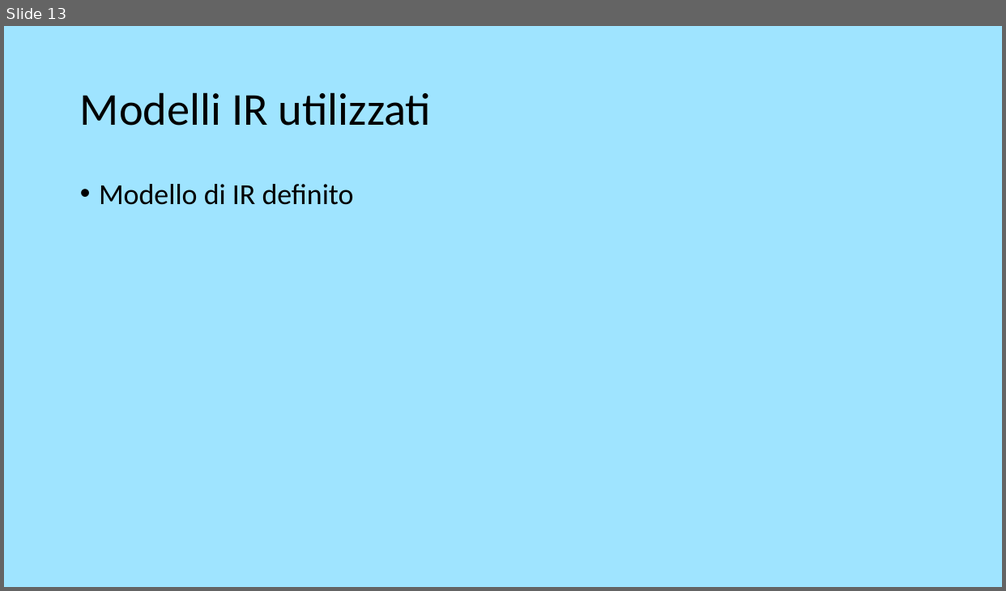
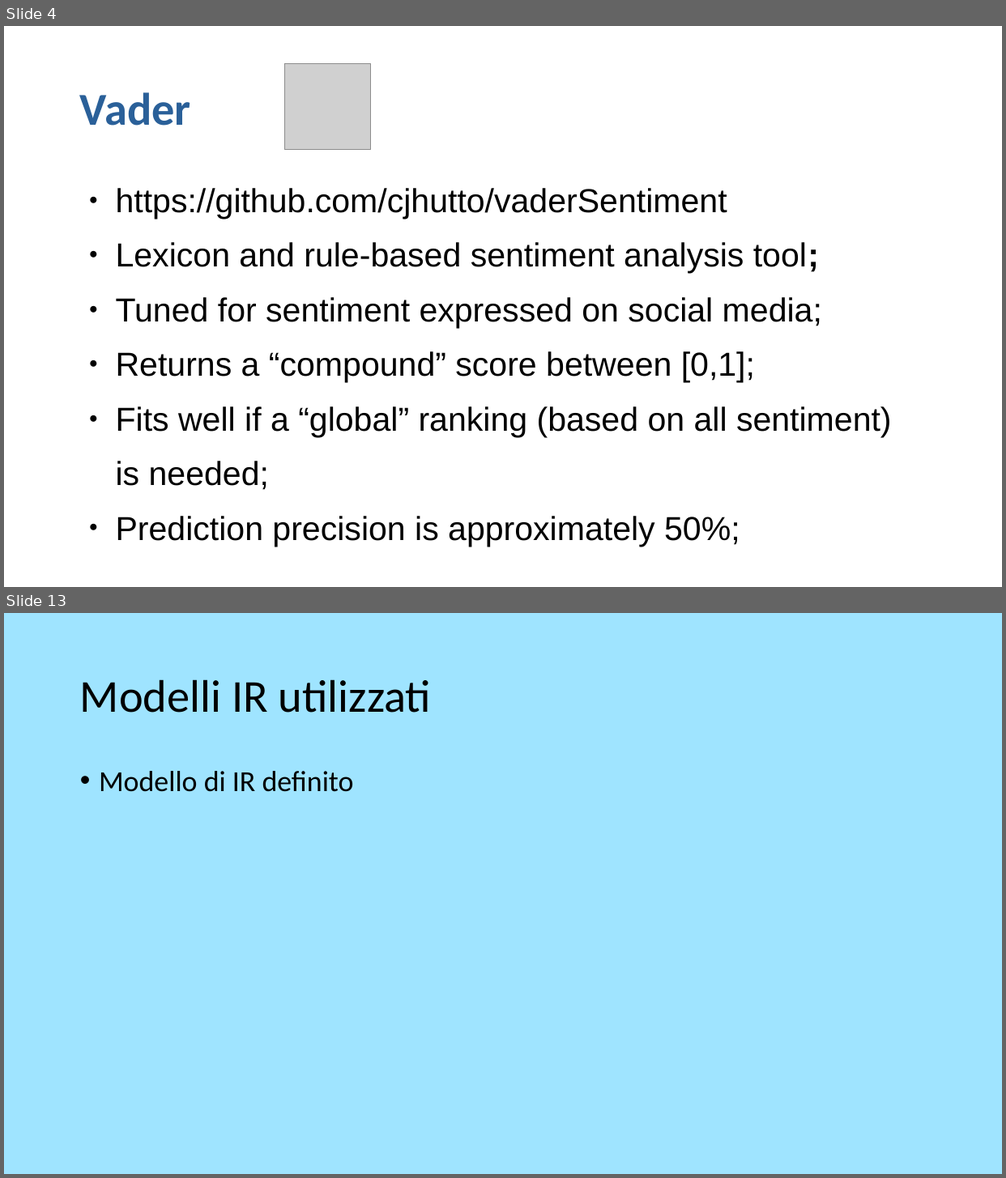
Before and after one commit to theElandor/Progetto3.0, a slide deck: 1PresentazioneGI.odp. Shown one above the other, each under a label of ours: slide 13 before the commit, slides 4 and 13 after it; the slides between them are not shown. The pictures are 1006x591 and 1006x1178 pixels, drawn with LibreOffice and Linux fonts; fonts in the diff are those of the drawing; grey boxes stand for pictures. Boxes give left, top, right and bottom in pixels: in the first picture for what was removed or moved away, otherwise in the second. Text is boxed around its words. In the diff, an @@ line names an element or a change of style, - is before the commit and + after.

```diff
--- a/1PresentazioneGI.odp
+++ b/1PresentazioneGI.odp
@@ slide 4 added at box(4, 26, 1002, 587), background #FFFFFF @@
@@ picture added at box(285, 63, 371, 149) @@
@@ title added at box(80, 92, 191, 126), 44 pt, text #2A6099, bold @@
+Vader
@@ text added at box(116, 188, 892, 547), 32 pt, text #000000 @@
+● https://github.com/cjhutto/vaderSentiment
+● Lexicon and rule-based sentiment analysis tool;
+● Tuned for sentiment expressed on social media;
+● Returns a “compound” score between [0,1];
+● Fits well if a “global” ranking (based on all sentiment)
+is needed;
+● Prediction precision is approximately 50%;
```
Also in this commit, not shown: 1 slide changed, 10 other slides added, 14 slides removed, 13 other files.
